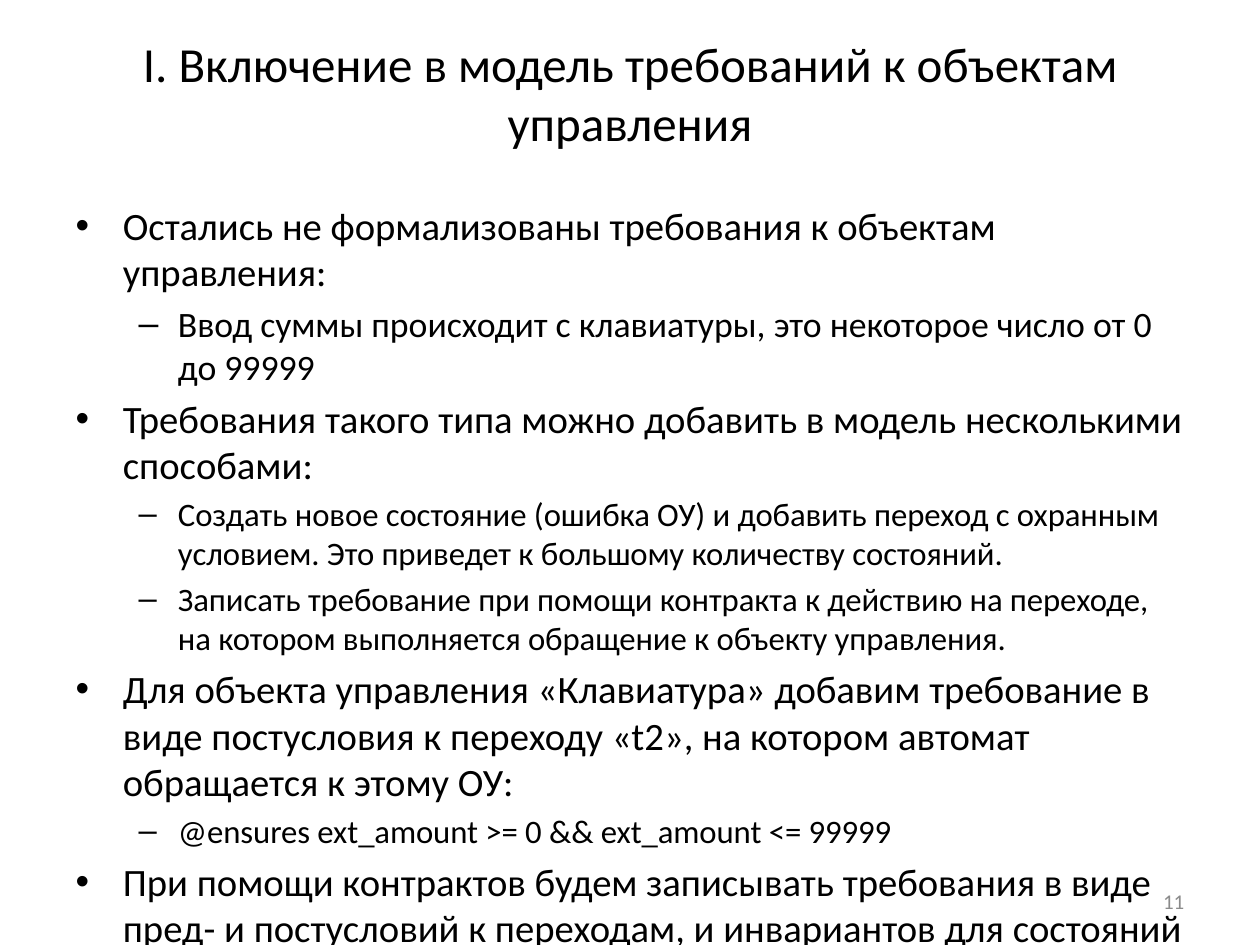
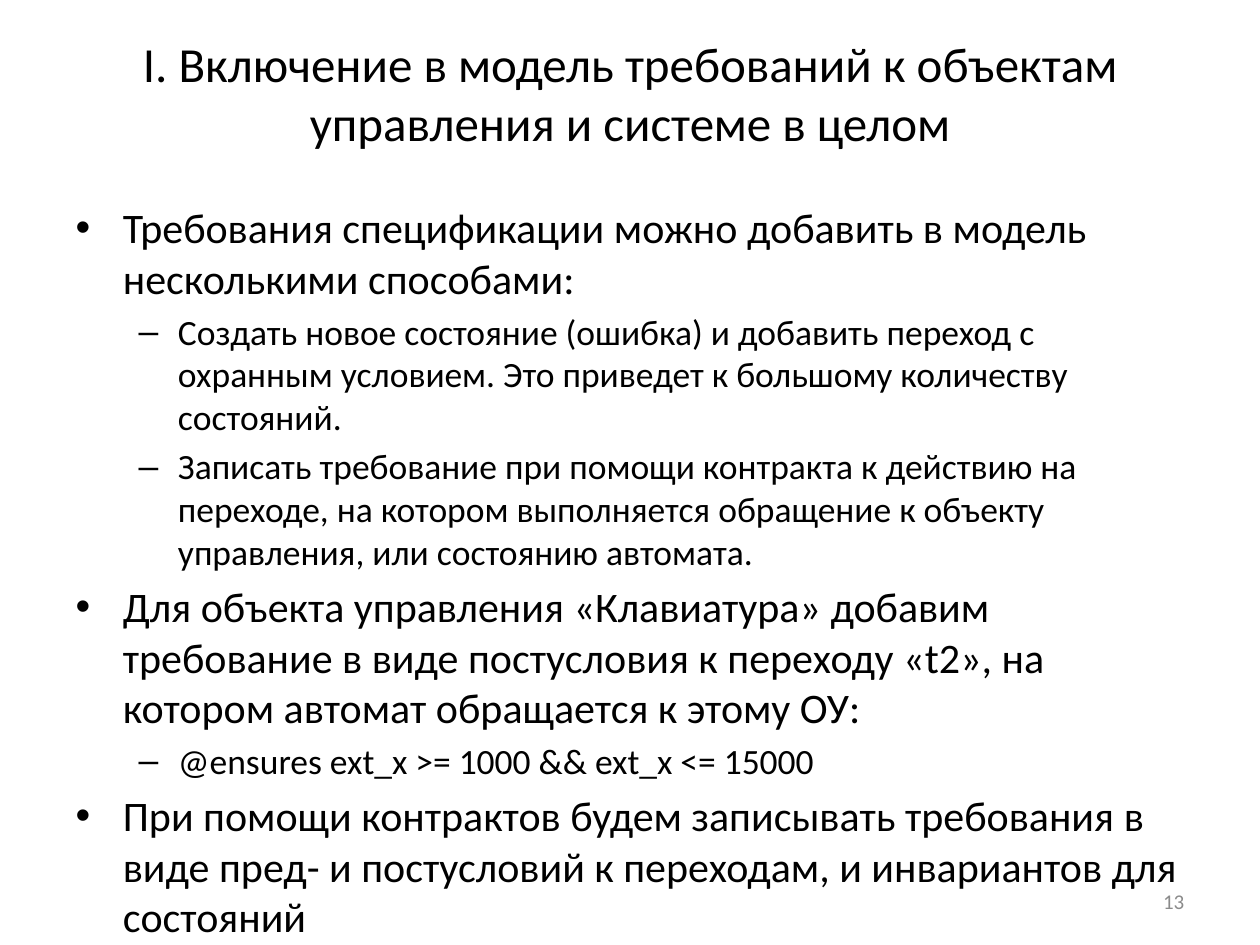
Before and after one commit to nohoper/masters, a slide deck: slide 13 of kmu.pptx (slide 11 before the commit). Drawn at 1260x945 pixels with LibreOffice and Linux fonts; fonts in the diff are those of the drawing. Boxes give left, top, right and bottom in pixels: in the first picture for what was removed or moved away, otherwise in the second. Text is boxed around its words. In the diff, an @@ line names an element or a change of style, - is before the commit and + after.

```diff
--- a/kmu.pptx
+++ b/kmu.pptx
@@ title at [143, 48, 1118, 149]: text changed @@
-I. Включение в модель требований к объектам управления
+I. Включение в модель требований к объектам управления и системе в целом
@@ text at [123, 214, 1087, 571]: text changed; size 18.7 to 20.3 pt @@
-• Остались не формализованы требования к объектам управления:
-  – Ввод суммы происходит с клавиатуры, это некоторое число от 0 до 99999
-• Требования такого типа можно добавить в модель несколькими способами:
-  – Создать новое состояние (ошибка ОУ) и добавить переход с охранным условием. Это приведет к большому количеству состояний.
-  – Записать требование при помощи контракта к действию на переходе, на котором выполняется обращение к объекту управления.
+• Требования спецификации можно добавить в модель несколькими способами:
+  – Создать новое состояние (ошибка) и добавить переход с охранным условием. Это приведет к большому количеству состояний.
+  – Записать требование при помощи контракта к действию на переходе, на котором выполняется обращение к объекту управления, или состоянию автомата.
@@ text at [123, 593, 1177, 889]: size 22.1 to 24 pt in "Для объекта управления «Клавиатура» добавим требование в ...", "При помощи контрактов будем записывать требования в ...", "Для записи контрактов будем использовать JML" @@
@@ text at [178, 751, 814, 779]: text changed; size 18.7 to 20.3 pt @@
-  – @ensures ext_amount >= 0 && ext_amount <= 99999
+  – @ensures ext_x >= 1000 && ext_x <= 15000
@@ page number at [1163, 895, 1184, 909]: text changed @@
-11
+13
```
Also in this commit, not shown: 15 other slides changed, 4 slides added, 1 slide removed.
